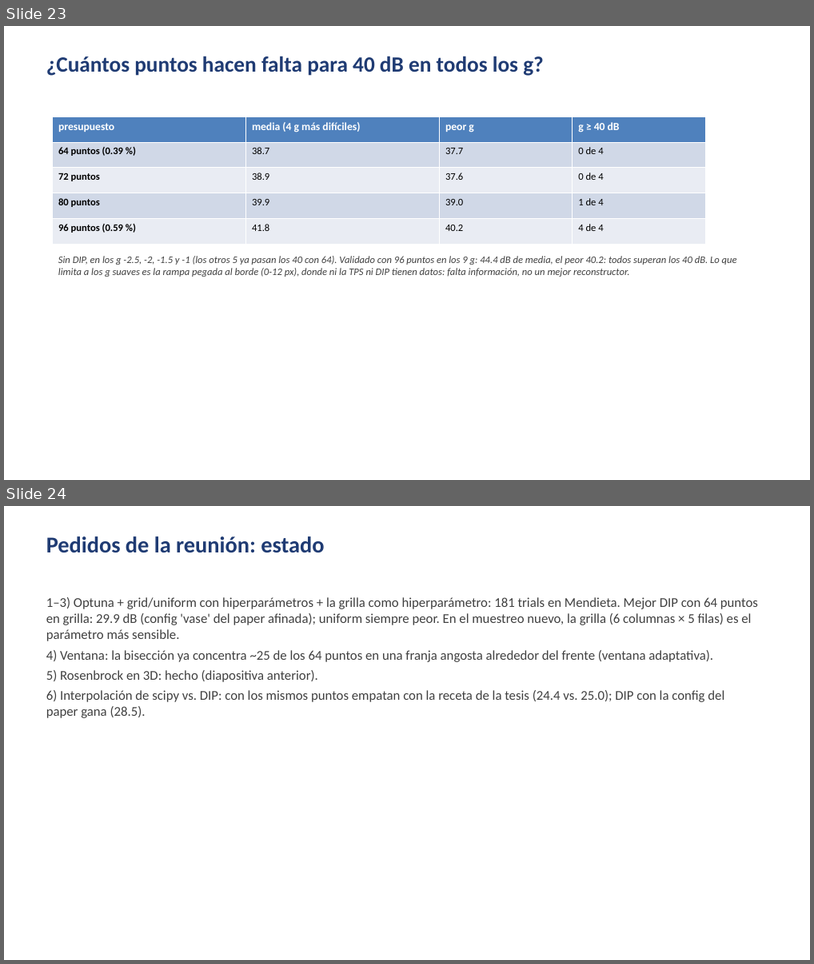
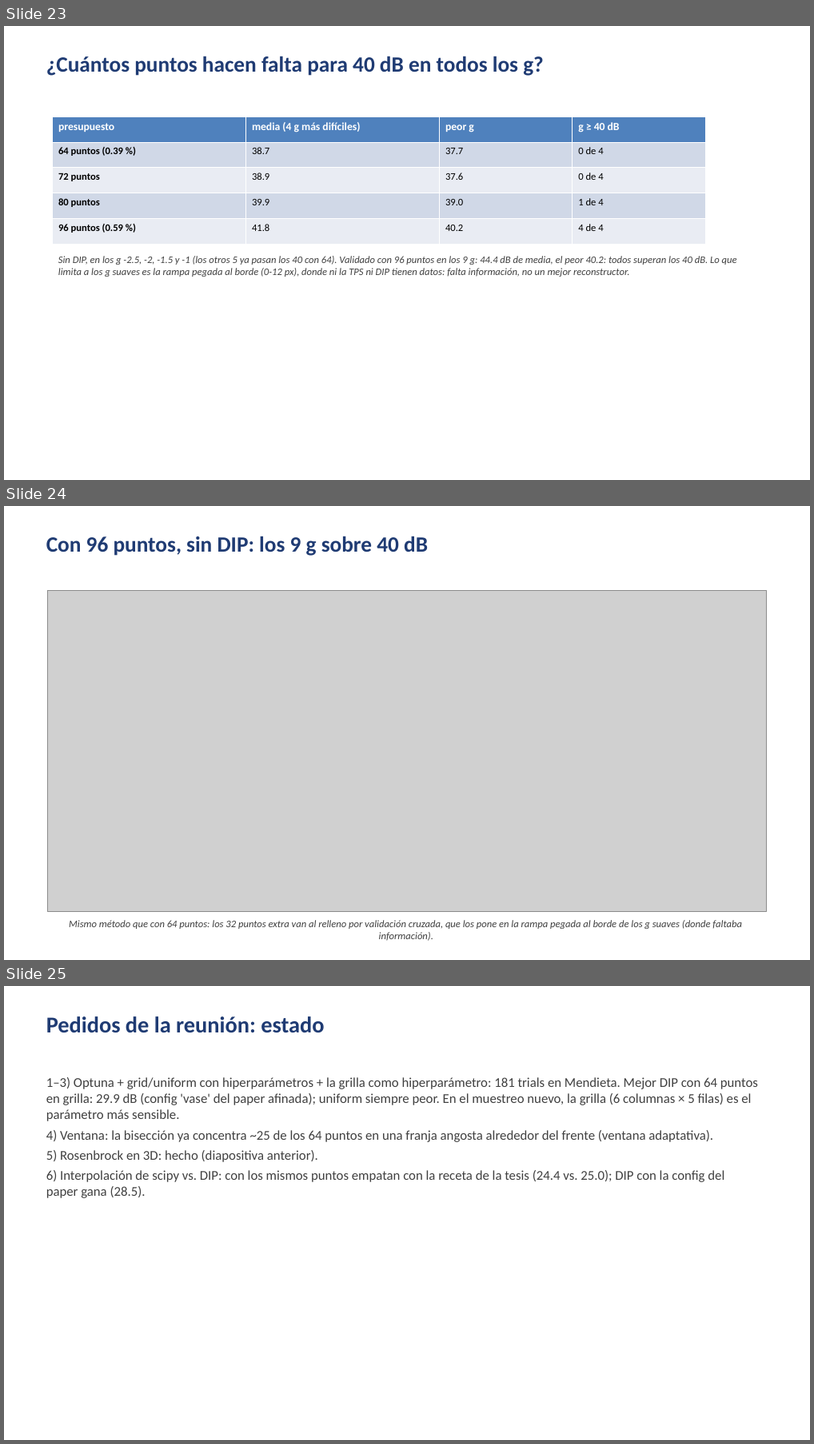
Before and after one commit to santiafonso/Tesis, a slide deck: presentaciones/presentacion4_autoexp/presentacion4_autoexp.pptx. Shown one above the other, each under a label of ours: slides 23 and 24 before the commit, slides 23, 24 and 25 after it. The pictures are 814x964 and 814x1444 pixels, drawn with LibreOffice and Linux fonts; fonts in the diff are those of the drawing; grey boxes stand for pictures. Boxes give left, top, right and bottom in pixels: in the first picture for what was removed or moved away, otherwise in the second. Text is boxed around its words. In the diff, an @@ line names an element or a change of style, - is before the commit and + after.

Commit message:
Presentacion 4: figura de 96 puntos sin DIP

```diff
--- a/presentaciones/presentacion4_autoexp/presentacion4_autoexp.pptx
+++ b/presentaciones/presentacion4_autoexp/presentacion4_autoexp.pptx
@@ slide 24 added at <box>4,506,810,960</box>, background #FFFFFF @@
@@ text added at <box>46,536,428,556</box>, 26 pt, text #1F3B73, bold @@
+Con 96 puntos, sin DIP: los 9 g sobre 40 dB
@@ picture added at <box>47,591,766,912</box> @@
@@ text added at <box>69,920,742,940</box>, 12 pt, text #404040, italic @@
+Mismo método que con 64 puntos: los 32 puntos extra van al relleno por validación cruzada, que los pone en la rampa pegada al borde de los g suaves (donde faltaba información).
@@ what was slide 24 is now slide 25 @@
```
Also in this commit, not shown: 2 other files.
